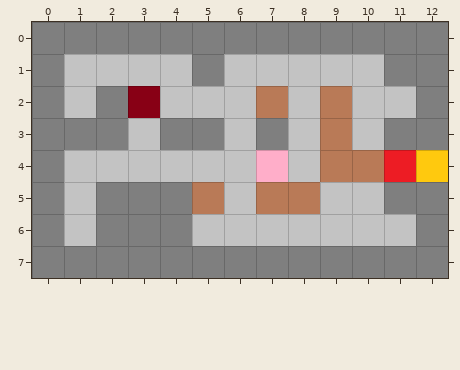
Tiled map: assets/tilemap/map1.tmx. Above: the version before the commit.
Cells are 32x32 px. Shown: x 0..12, y 0..7.
The same view after the edit:
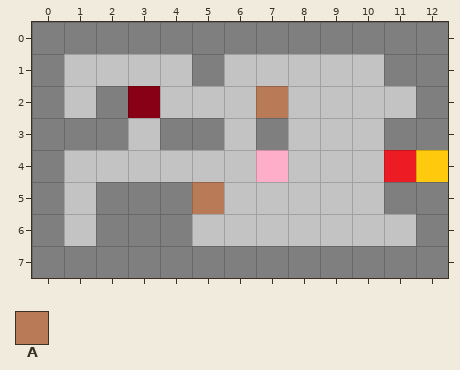
Key: from "tileset_duat": A 8.
Objects are placed by their top-left corner, in cells (3,4 is the top-left corner of cell 3,4); size is 1x1 cell unless given.
What changed:
--- layer "GameObjects"
-A "bu_box" at 9,2 size 1x2
-A "b_box" at 9,4 size 2x1
-A "b_box" at 7,5 size 2x1
